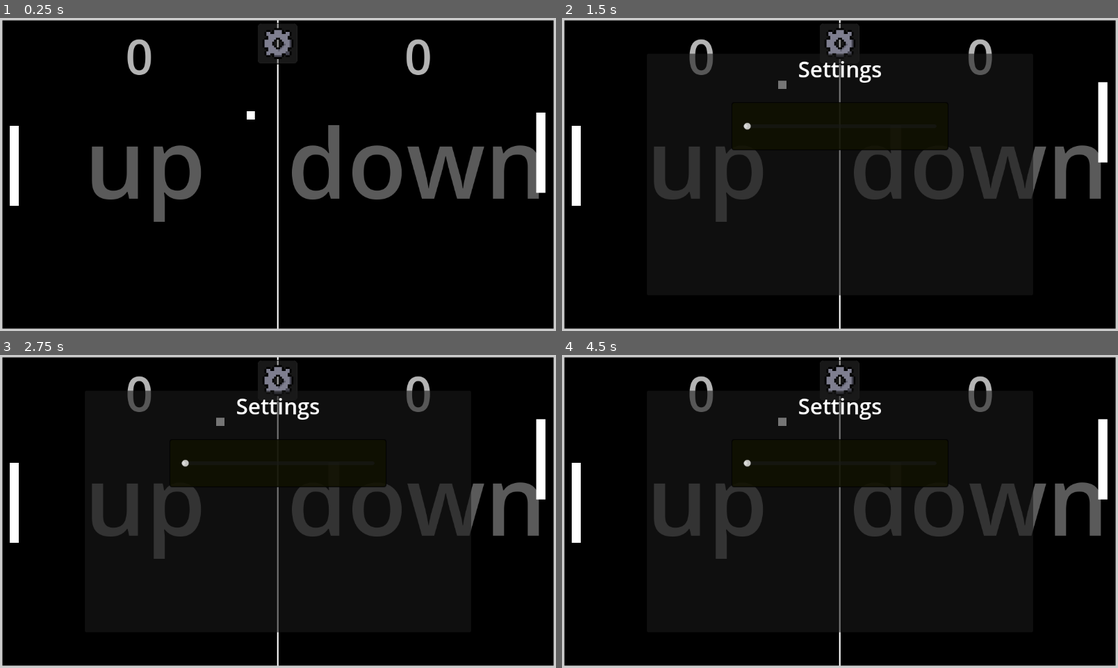
Above: before the commit, frames 1-4 (two rows, left to right).
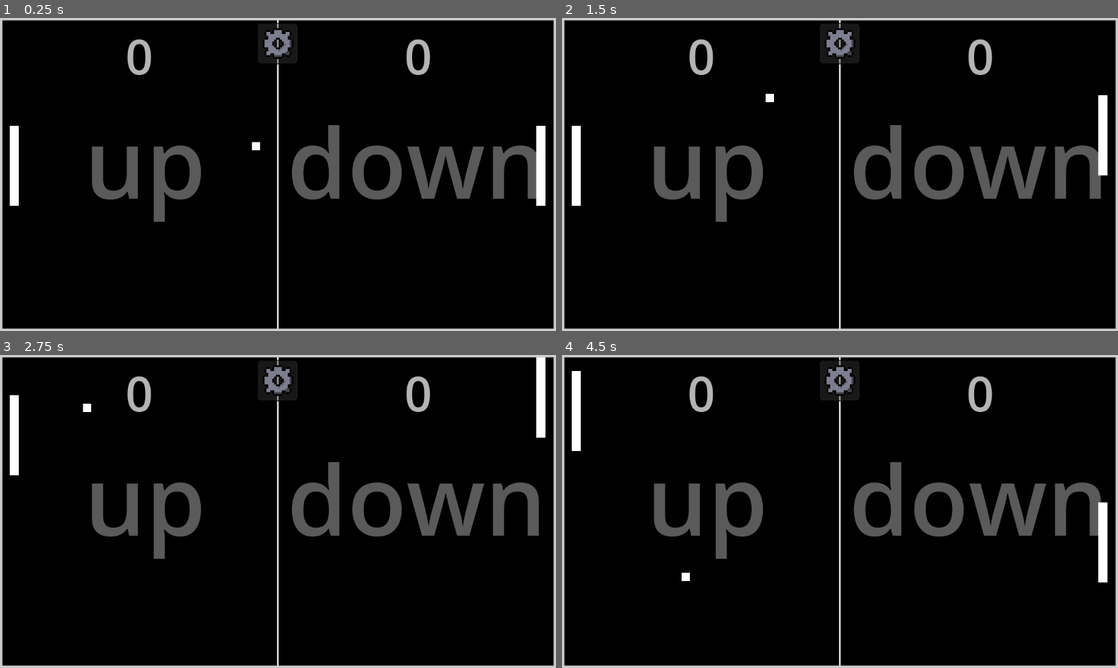
Above: after the commit, the same moments.

Repository: artemagant/Pong
Game: Godot game, scene res://scenes/main.tscn
The game is run twice, just before and just after one commit, with the same random seed, the same clock (stepped at 60 frames per second) and the same inputs.
Inputs (mouse positions are in pixels of both pictures, inside the frame that each line leads up to):
- Up to frame 1 (0.25 s): no input
- Up to frame 2 (1.5 s): click (840, 43) at 0.5 s; click (840, 265) at 1.25 s, where only the run after the commit has a clickable "continue"
- Up to frame 3 (2.75 s): hold Up (up) from 2.03 s (still down)
- Up to frame 4 (4.5 s): release Up (up) at 2.78 s; hold Down (down) 2.78-3.53 s; hold Up (up) from 3.53 s (still down)

The runs differ from the first frame. In frame 1, 0.2% of the frame differs, in the area x 44-99%, y 29-60%; in frame 2, 5.6%; in frame 3, 6.9%; in frame 4, 7.2%, in the area x 1-99%, y 5-89%.

Commit message:
settings now works, game reales

Diff:
--- /dev/null
+++ b/pong/default_bus_layout.tres
@@ -0,0 +1,9 @@
+[gd_resource type="AudioBusLayout" format=3 uid="uid://bke5sictcghq0"]
+
+[resource]
+bus/1/name = &"SFX"
+bus/1/solo = false
+bus/1/mute = false
+bus/1/bypass_fx = false
+bus/1/volume_db = 0.0
+bus/1/send = &"Master"
--- a/pong/project.godot
+++ b/pong/project.godot
@@ -15,9 +15,17 @@
 config/features=PackedStringArray("4.5", "Mobile")
 config/icon="res://icon.svg"
 
+[audio]
+
+buses/SFX=true
+
 [display]
 
 window/stretch/mode="viewport"
+
+[global]
+
+SFX=false
 
 [input]
 
--- a/pong/scenes/main.tscn
+++ b/pong/scenes/main.tscn
@@ -1,9 +1,11 @@
-[gd_scene load_steps=9 format=3 uid="uid://ceu771rqxpk0b"]
+[gd_scene load_steps=12 format=3 uid="uid://ceu771rqxpk0b"]
 
 [ext_resource type="Script" uid="uid://jrjectm2vb7w" path="res://scripts/main.gd" id="1_o5qli"]
 [ext_resource type="AudioStream" uid="uid://bj2ithld68cke" path="res://sounds/Ball_bounse.mp3" id="2_0wfyh"]
 [ext_resource type="Texture2D" uid="uid://c17eggyjyr0xd" path="res://art/Settings_Buttot_Icon.png" id="2_jyhfs"]
 [ext_resource type="AudioStream" uid="uid://dfnmxkhrr63pq" path="res://sounds/song_theme.mp3" id="3_sugp2"]
+[ext_resource type="Script" uid="uid://cspwjsmh6f6lk" path="res://scenes/slider_music.gd" id="5_tbgi4"]
+[ext_resource type="Script" uid="uid://b3cdk4aad65i3" path="res://scenes/slider_sfx.gd" id="6_tefeu"]
 
 [sub_resource type="StyleBoxFlat" id="StyleBoxFlat_sgp6g"]
 bg_color = Color(0, 0, 0, 1)
@@ -38,6 +40,18 @@
 corner_radius_bottom_right = 5
 corner_radius_bottom_left = 5
 
+[sub_resource type="StyleBoxFlat" id="StyleBoxFlat_tefeu"]
+bg_color = Color(0.0627451, 0.0627451, 0, 0.85490197)
+border_width_left = 2
+border_width_top = 2
+border_width_right = 2
+border_width_bottom = 2
+border_color = Color(0, 0, 0, 0.84313726)
+corner_radius_top_left = 5
+corner_radius_top_right = 5
+corner_radius_bottom_right = 5
+corner_radius_bottom_left = 5
+
 [node name="main" type="Node2D"]
 script = ExtResource("1_o5qli")
 
@@ -143,10 +157,10 @@
 
 [node name="ball" type="ColorRect" parent="."]
 z_index = 1
-offset_left = 558.0
-offset_top = 240.0
-offset_right = 575.0
-offset_bottom = 257.0
+offset_left = 568.364
+offset_top = 303.907
+offset_right = 585.364
+offset_bottom = 320.907
 
 [node name="Player" type="ColorRect" parent="."]
 offset_left = 20.0
@@ -164,6 +178,7 @@
 stream = ExtResource("2_0wfyh")
 volume_db = -5.0
 pitch_scale = 4.0
+bus = &"SFX"
 
 [node name="music" type="AudioStreamPlayer2D" parent="."]
 stream = ExtResource("3_sugp2")
@@ -202,7 +217,7 @@
 grow_vertical = 2
 theme_override_styles/panel = SubResource("StyleBoxFlat_tbgi4")
 
-[node name="HSlider" type="HSlider" parent="settings/Music"]
+[node name="Slider_Music" type="HSlider" parent="settings/Music"]
 layout_mode = 1
 anchors_preset = 8
 anchor_left = 0.5
@@ -215,6 +230,22 @@
 offset_bottom = 50.0
 grow_horizontal = 2
 grow_vertical = 2
+max_value = 5.0
+value = 1.0
+script = ExtResource("5_tbgi4")
+
+[node name="Label" type="Label" parent="settings/Music"]
+layout_mode = 1
+anchors_preset = 5
+anchor_left = 0.5
+anchor_right = 0.5
+offset_left = -42.5
+offset_top = -21.0
+offset_right = 42.5
+offset_bottom = 21.0
+grow_horizontal = 2
+theme_override_font_sizes/font_size = 30
+text = "Music"
 
 [node name="Label" type="Label" parent="settings"]
 layout_mode = 1
@@ -228,4 +259,83 @@
 theme_override_font_sizes/font_size = 45
 text = "Settings"
 
+[node name="continue_button" type="Panel" parent="settings"]
+layout_mode = 1
+anchors_preset = 7
+anchor_left = 0.5
+anchor_top = 1.0
+anchor_right = 0.5
+anchor_bottom = 1.0
+offset_left = -78.0
+offset_top = -90.0
+offset_right = 78.0
+offset_bottom = -30.0
+grow_horizontal = 2
+grow_vertical = 0
+theme_override_styles/panel = SubResource("StyleBoxFlat_tefeu")
+
+[node name="continue_button" type="Button" parent="settings/continue_button"]
+layout_mode = 1
+anchors_preset = 8
+anchor_left = 0.5
+anchor_top = 0.5
+anchor_right = 0.5
+anchor_bottom = 0.5
+offset_left = -68.0
+offset_top = -25.0
+offset_right = 68.0
+offset_bottom = 25.0
+grow_horizontal = 2
+grow_vertical = 2
+focus_mode = 0
+theme_override_font_sizes/font_size = 30
+text = "continue"
+flat = true
+
+[node name="SFX" type="Panel" parent="settings"]
+layout_mode = 1
+anchors_preset = 8
+anchor_left = 0.5
+anchor_top = 0.5
+anchor_right = 0.5
+anchor_bottom = 0.5
+offset_left = -225.0
+offset_top = 5.0
+offset_right = 225.0
+offset_bottom = 105.0
+grow_horizontal = 2
+grow_vertical = 2
+theme_override_styles/panel = SubResource("StyleBoxFlat_tbgi4")
+
+[node name="Slider_SFX" type="HSlider" parent="settings/SFX"]
+layout_mode = 1
+anchors_preset = 8
+anchor_left = 0.5
+anchor_top = 0.5
+anchor_right = 0.5
+anchor_bottom = 0.5
+offset_left = -200.0
+offset_top = -50.0
+offset_right = 200.0
+offset_bottom = 50.0
+grow_horizontal = 2
+grow_vertical = 2
+max_value = 5.0
+value = 2.0
+script = ExtResource("6_tefeu")
+
+[node name="Label" type="Label" parent="settings/SFX"]
+layout_mode = 1
+anchors_preset = 5
+anchor_left = 0.5
+anchor_right = 0.5
+offset_left = -25.5
+offset_top = -21.0
+offset_right = 25.5
+offset_bottom = 21.0
+grow_horizontal = 2
+theme_override_font_sizes/font_size = 30
+text = "SFX"
+
 [connection signal="pressed" from="settings_button/Button" to="." method="_on_button_pressed"]
+[connection signal="pressed" from="settings/continue_button/continue_button" to="." method="_on_continue_button_pressed"]
--- /dev/null
+++ b/pong/scenes/slider_music.gd
@@ -0,0 +1,34 @@
+extends HSlider
+
+@export var bus_name: String = "Master"
+var bus_index: int
+
+func _ready():
+	bus_index = AudioServer.get_bus_index(bus_name)
+
+	# Загружаем сохранённое значение или используем значение по умолчанию
+	value = load_volume_setting()
+
+	# Применяем громкость
+	AudioServer.set_bus_volume_db(bus_index, linear_to_db(value))
+
+	value_changed.connect(_on_value_changed)
+
+func load_volume_setting() -> float:
+	var config = ConfigFile.new()
+	var err = config.load("user://settings.cfg")
+
+	if err == OK:
+		return config.get_value("audio", bus_name, 1.0)  # 1.0 - значение по умолчанию
+	else:
+		return 1.0  # Если файла нет, возвращаем 100%
+
+func _on_value_changed(val: float):
+	AudioServer.set_bus_volume_db(bus_index, linear_to_db(val))
+	save_volume_setting(val)
+
+func save_volume_setting(val: float):
+	var config = ConfigFile.new()
+	config.load("user://settings.cfg")
+	config.set_value("audio", bus_name, val)
+	config.save("user://settings.cfg")
--- /dev/null
+++ b/pong/scenes/slider_sfx.gd
@@ -0,0 +1,30 @@
+extends HSlider
+
+var bus_index: int
+
+func _ready():
+	bus_index = AudioServer.get_bus_index("SFX")
+
+	value = load_volume_setting()
+	AudioServer.set_bus_volume_db(bus_index, linear_to_db(value))
+
+	value_changed.connect(_on_value_changed)
+
+func load_volume_setting() -> float:
+	var config = ConfigFile.new()
+	var err = config.load("user://settings.cfg")
+
+	if err == OK:
+		return config.get_value("audio", "SFX", 1.0)
+	else:
+		return 1.0
+
+func _on_value_changed(val: float):
+	AudioServer.set_bus_volume_db(bus_index, linear_to_db(val))
+	save_volume_setting(val)
+
+func save_volume_setting(val: float):
+	var config = ConfigFile.new()
+	config.load("user://settings.cfg")
+	config.set_value("audio", "SFX", val)
+	config.save("user://settings.cfg")
--- a/pong/scripts/main.gd
+++ b/pong/scripts/main.gd
@@ -116,8 +116,17 @@
 
 
 func _on_button_pressed() -> void:
-	settings = true
-	current_speed = speed
-	speed = 0
-	$settings.visible = true
-	$music.volume_db -= 10
+	if settings == false:
+		settings = true
+		current_speed = speed
+		speed = 0
+		$settings.visible = true
+		$music.volume_db -= 10
+
+
+func _on_continue_button_pressed() -> void:
+	if settings == true:
+		settings = false
+		speed = current_speed
+		$settings.visible = false
+		$music.volume_db += 10
Binary file added: pong/art/ball.png
Not shown, added: pong/art/ball.png.import
Not shown, added: pong/scenes/slider_music.gd.uid
Not shown, added: pong/scenes/slider_sfx.gd.uid
